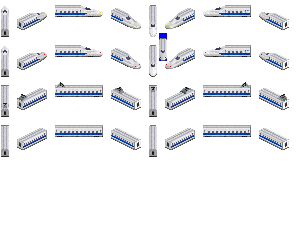
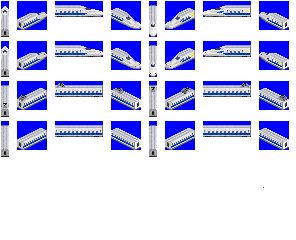
Revision of a layered 296x240 image; what changed, layer by layer:
removed layer "Pasted Layer" over [159, 33, 167, 61]
painted on "Lights" over [150, 33, 156, 74]
added layer "N700S" above "N700A" over [1, 5, 289, 188]
renamed "700 Series - Original" to "N700", hid it, painted on it over [1, 5, 289, 150]
showed "Background Blue" over [1, 1, 289, 150]
